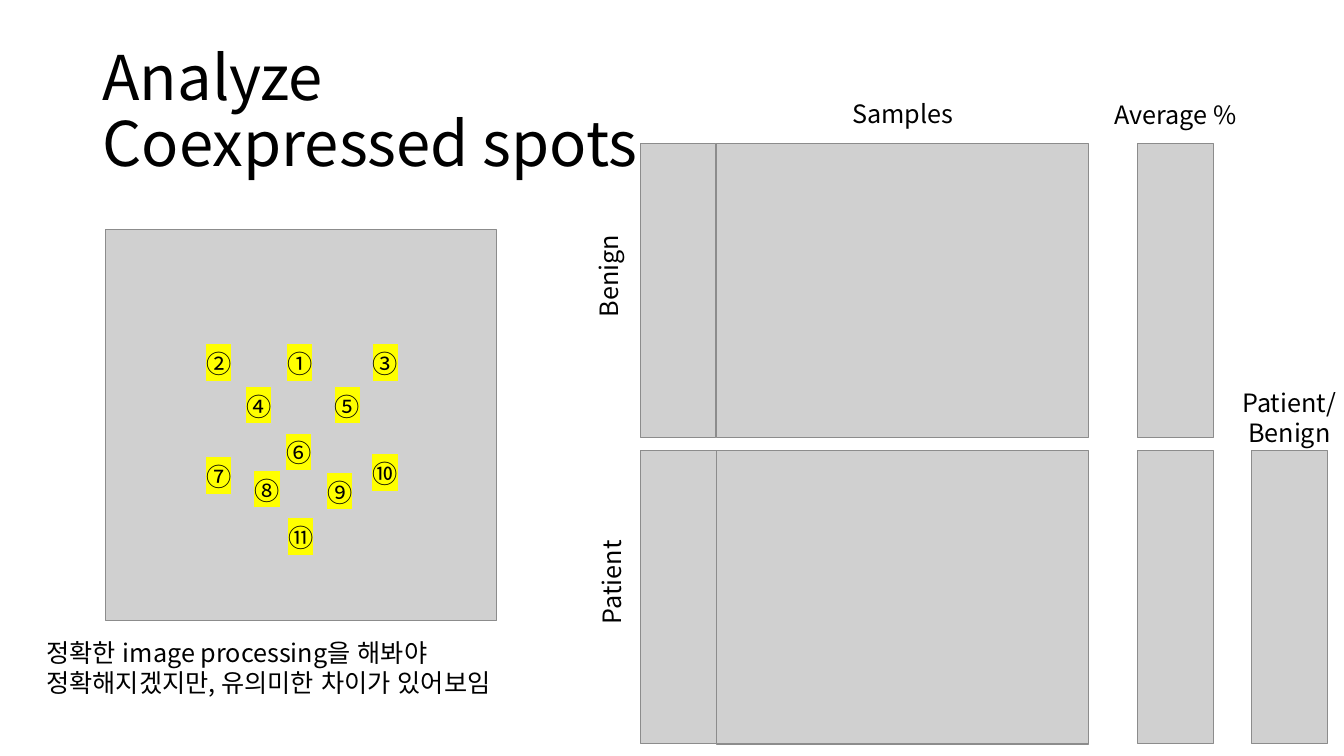
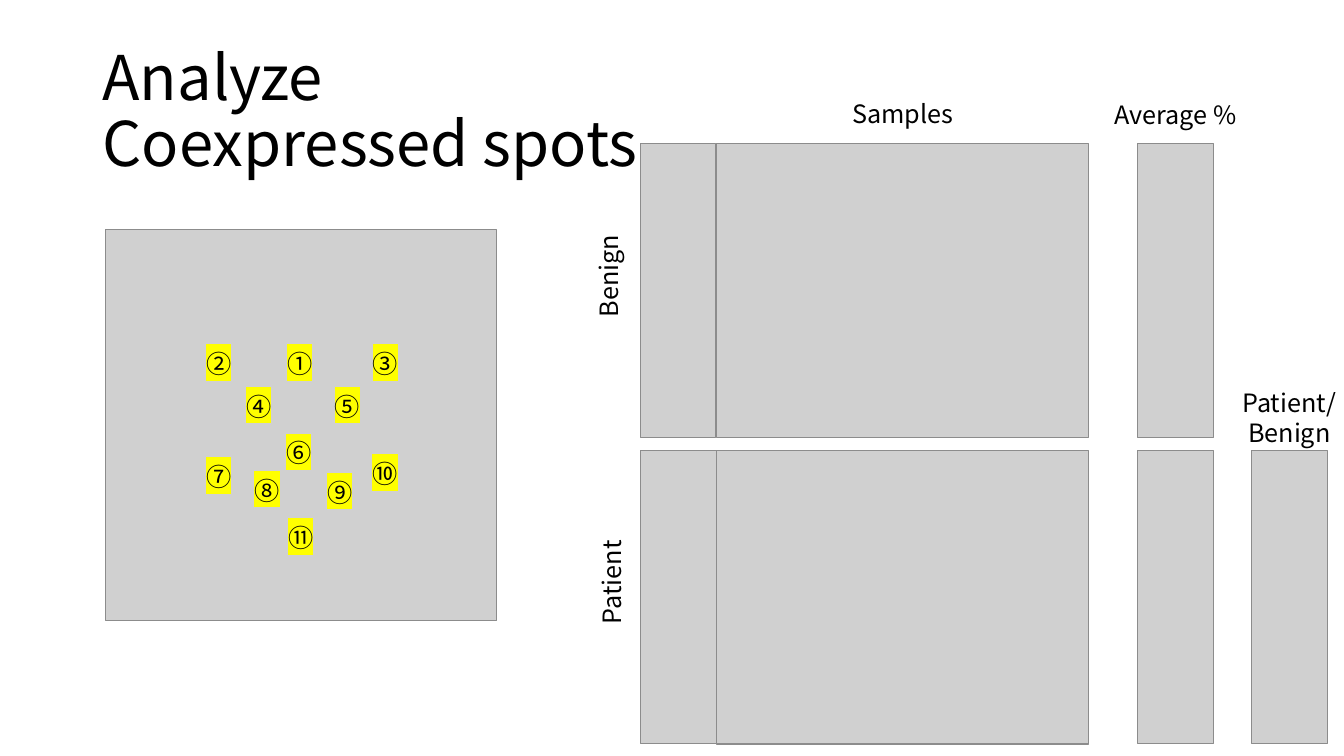
Before and after one commit to HeesooSong/UNIST_internship, a slide deck: slide 8 of Progress Update/20221124_Progress Update.pptx. Drawn at 1344x756 pixels with LibreOffice and Linux fonts; fonts in the diff are those of the drawing; grey boxes stand for pictures. Boxes give left, top, right and bottom in pixels: in the first picture for what was removed or moved away, otherwise in the second. Text is boxed around its words. In the diff, an @@ line names an element or a change of style, - is before the commit and + after.

```diff
--- a/Progress Update/20221124_Progress Update.pptx
+++ b/Progress Update/20221124_Progress Update.pptx
@@ text removed at (46, 641, 491, 697) @@
-정확한 image processing을 해봐야 정확해지겠지만, 유의미한 차이가 있어보임
```
Also in this commit, not shown: 4 other slides changed, 2 other files.
